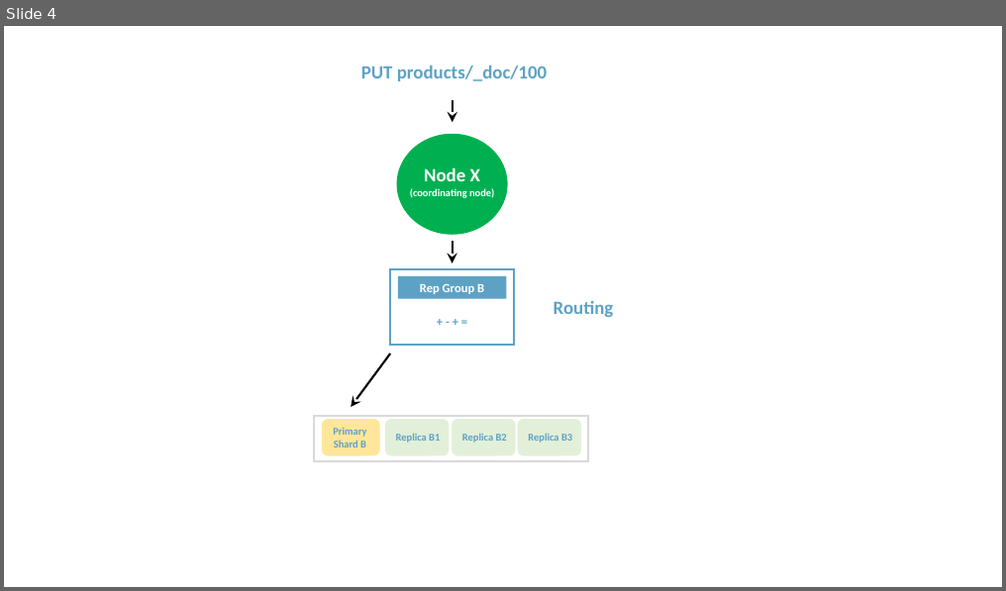
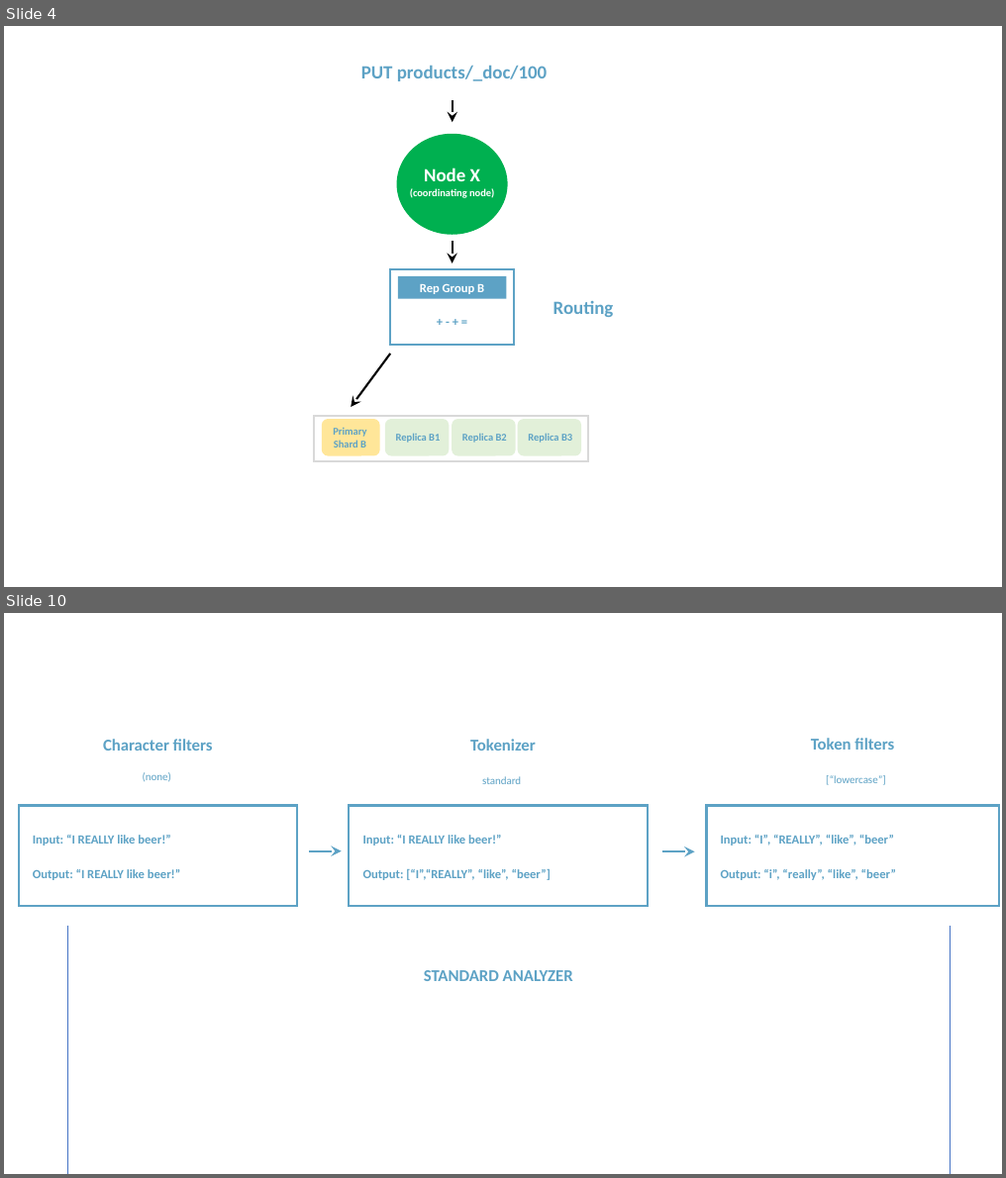
Before and after one commit to rudaks-han/book-summary, a slide deck: complete-guide-to-elasticsearch/프레젠테이션1.pptx. Shown one above the other, each under a label of ours: slide 4 before the commit, slides 4 and 10 after it; the slides between them are not shown. The pictures are 1006x591 and 1006x1178 pixels, drawn with LibreOffice and Linux fonts; fonts in the diff are those of the drawing. Boxes give left, top, right and bottom in pixels: in the first picture for what was removed or moved away, otherwise in the second. Text is boxed around its words. In the diff, an @@ line names an element or a change of style, - is before the commit and + after.

```diff
--- a/complete-guide-to-elasticsearch/프레젠테이션1.pptx
+++ b/complete-guide-to-elasticsearch/프레젠테이션1.pptx
@@ slide 10 added at (4,613,1002,1174), background #FFFFFF @@
@@ text added at (103,739,213,751), 16 pt, text #5DA2C5, bold @@
+Character filters
@@ text added at (470,739,536,751), 16 pt, text #5DA2C5, bold @@
+Tokenizer
@@ text added at (811,738,894,750), 16 pt, text #5DA2C5, bold @@
+Token filters
@@ text added at (143,772,171,782), 10.5 pt, text #5DA2C5 @@
+(none)
@@ text added at (482,776,521,784), 10.5 pt, text #5DA2C5 @@
+standard
@@ text added at (826,775,885,785), 10.5 pt, text #5DA2C5 @@
+[“lowercase”]
@@ rectangle added at (18,805,297,906), outline #5DA2C5 2 pt @@
@@ rectangle added at (350,805,648,906), outline #5DA2C5 2 pt @@
@@ rectangle added at (707,805,999,906), outline #5DA2C5 2 pt @@
@@ text added at (33,835,170,846), 12 pt, text #5DA2C5, bold @@
+Input: “I REALLY like beer!”
@@ text added at (363,835,501,846), 12 pt, text #5DA2C5, bold @@
+Input: “I REALLY like beer!”
@@ text added at (721,835,894,846), 12 pt, text #5DA2C5, bold @@
+Input: “I”, “REALLY”, “like”, “beer”
@@ text added at (33,869,180,880), 12 pt, text #5DA2C5, bold @@
+Output: “I REALLY like beer!”
@@ arrow added from (309, 851) to (342, 851), #5DA2C5 2 pt @@
@@ text added at (363,869,550,880), 12 pt, text #5DA2C5, bold @@
+Output: [“I”,“REALLY”, “like”, “beer”]
@@ arrow added from (662, 852) to (695, 852), #5DA2C5 2 pt @@
@@ text added at (721,869,896,880), 12 pt, text #5DA2C5, bold @@
+Output: “i”, “really”, “like”, “beer”
@@ elbow line added from (67, 926) to (949, 926), #4472C4 0.5 pt @@
@@ text added at (424,970,573,981), 16 pt, text #5DA2C5, bold @@
+STANDARD ANALYZER
```
Also in this commit, not shown: 5 other slides added, 11 other files.
